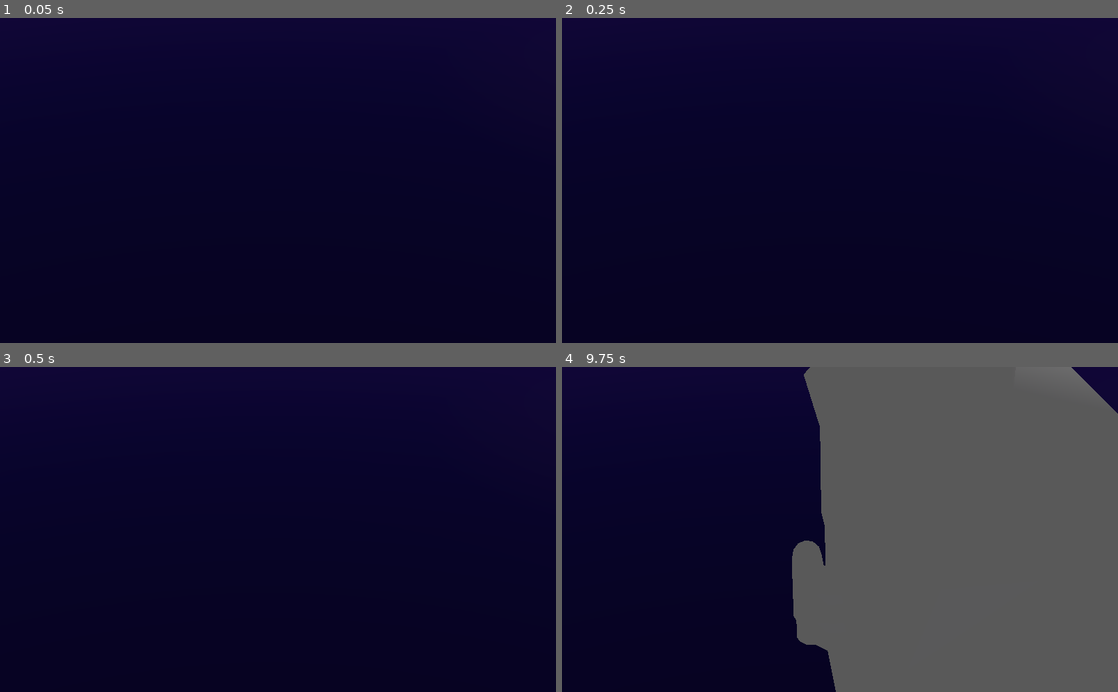
Above: before the commit, frames 1-4 (two rows, left to right).
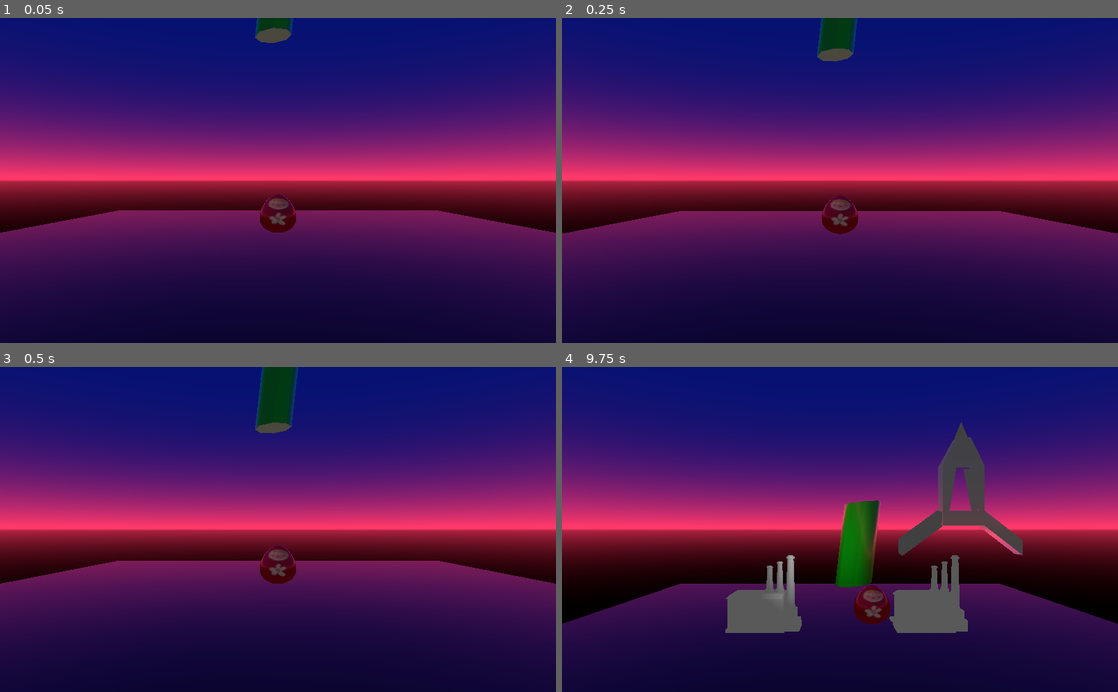
Above: after the commit, the same moments.

Repository: outfrost/SGJ19
Game: Godot game, scene res://main_scene.tscn
Two runs of this game, one before a commit and one after it. Both use one fixed random seed, a clock stepped at 60 frames per second and the inputs below.
Inputs:
- Up to frame 1 (0.05 s): no input
- Up to frame 2 (0.25 s): no input
- Up to frame 3 (0.5 s): no input
- Up to frame 4 (9.75 s): hold D (move_block_right) 0.53-1.28 s; tap Space (drop_block) every 0.75 s from 0.6 to 9.6 s; hold A (move_block_left) 1.28-2.03 s; hold D (move_block_right) 2.03-3.53 s; hold A (move_block_left) 3.53-5.78 s; hold D (move_block_right) 5.78-8.03 s; hold A (move_block_left) 8.03-9.53 s; hold D (move_block_right) from 9.53 s (still down)

The runs differ from the first frame. In frame 1, 88% of the frame differs, in the area x 0-100%, y 0-95%; in frame 2, 88%; in frame 3, 88%; in frame 4, 91%, in the area x 0-100%, y 0-100%.

Commit message:
I guess it climbs?

Diff:
--- a/characters/Lemming.gd
+++ b/characters/Lemming.gd
@@ -10,7 +10,8 @@
 	ROLLING_UP_RIGHT,
 	JUMPING_LEFT,
 	JUMPING_RIGHT,
-	JUMPING_UP
+	JUMPING_UP,
+	STUCK
 }
 
 const movementSpeed = 1.0
@@ -26,12 +27,13 @@
 func _physics_process(delta):
 	match climbingState:
 		ClimbingState.IDLE:
-			idleTimeElapsed += delta
-			if idleTimeElapsed >= idleTime:
+			if idleTimeElapsed < idleTime:
+				idleTimeElapsed += delta
+			else:
 				var right = randf() >= 0.5
 				var movementDirection = Vector3.RIGHT if right else Vector3.LEFT
 				var collision = move_and_collide(movementDirection * 32.0, true, false, true)
-				if collision.collider is KinematicBody:
+				if collision and collision.collider is KinematicBody:
 					climbingState = ClimbingState.ROLLING_RIGHT \
 					                if right \
 					                else ClimbingState.ROLLING_LEFT
@@ -39,7 +41,7 @@
 					right = !right
 					movementDirection = - movementDirection
 					collision = move_and_collide(movementDirection * 32.0, true, false, true)
-					if collision.collider is KinematicBody:
+					if collision and collision.collider is KinematicBody:
 						climbingState = ClimbingState.ROLLING_RIGHT \
 						                if right \
 						                else ClimbingState.ROLLING_LEFT
@@ -59,18 +61,78 @@
 			var collision = move_and_collide(Vector3.LEFT * movementSpeed * delta,
 			                                 true,
 			                                 false)
-			move_and_slide_with_snap(Vector3.UP * movementSpeed * delta,
-			                         Vector3(- 4.0, 0.0, 0.0),
-			                         collision.normal)
+			if collision:
+				var collision2 = move_and_collide(Vector3.UP * movementSpeed * delta,
+				                                  true,
+				                                  false)
+				if collision2:
+					climbingState = ClimbingState.ROLLING_UP_LEFT
+				else:
+					move_and_collide(Vector3.LEFT * movementSpeed * delta * 3.0,
+					                 true,
+					                 false)
+			else:
+				climbingState = ClimbingState.IDLE
 		ClimbingState.CLIMBING_RIGHT:
-			pass
+			var collision = move_and_collide(Vector3.RIGHT * movementSpeed * delta,
+			                                 true,
+			                                 false)
+			if collision:
+				var collision2 = move_and_collide(Vector3.UP * movementSpeed * delta,
+				                                  true,
+				                                  false)
+				if collision2:
+					climbingState = ClimbingState.ROLLING_UP_RIGHT
+				else:
+					move_and_collide(Vector3.RIGHT * movementSpeed * delta * 3.0,
+					                 true,
+					                 false)
+			else:
+				climbingState = ClimbingState.IDLE
 		ClimbingState.ROLLING_UP_LEFT:
-			pass
+			var collision = move_and_collide(Vector3.UP * movementSpeed * delta,
+			                                 true,
+			                                 false)
+			if collision and collision.collider is KinematicBody:
+				var collision2 = move_and_collide(Vector3.RIGHT * movementSpeed * delta,
+				                                  true,
+				                                  false)
+				if collision2:
+					climbingState = ClimbingState.STUCK
+				else:
+					move_and_collide(Vector3.UP * movementSpeed * delta * 3,
+					                 true,
+					                 false)
+				#move_and_slide_with_snap(Vector3.RIGHT * movementSpeed * delta,
+				#                         Vector3(0.0, 4.0, 0.0),
+				#                         zeroZ(collision.normal))
+			else:
+				climbingState = ClimbingState.CLIMBING_LEFT
 		ClimbingState.ROLLING_UP_RIGHT:
-			pass
+			var collision = move_and_collide(Vector3.UP * movementSpeed * delta,
+			                                 true,
+			                                 false)
+			if collision and collision.collider is KinematicBody:
+				var collision2 = move_and_collide(Vector3.LEFT * movementSpeed * delta,
+				                                  true,
+				                                  false)
+				if collision2:
+					climbingState = ClimbingState.STUCK
+				else:
+					move_and_collide(Vector3.UP * movementSpeed * delta * 3,
+					                 true,
+					                 false)
+				#move_and_slide_with_snap(Vector3.LEFT * movementSpeed * delta,
+				#                         Vector3(0.0, 4.0, 0.0),
+				#                         zeroZ(collision.normal))
+			else:
+				climbingState = ClimbingState.CLIMBING_RIGHT
 		ClimbingState.JUMPING_LEFT:
 			pass
 		ClimbingState.JUMPING_RIGHT:
 			pass
 		ClimbingState.JUMPING_UP:
 			pass
+
+func zeroZ(vec : Vector3):
+	return Vector3(vec.x, vec.y, 0.0)
--- a/characters/egg.tscn
+++ b/characters/egg.tscn
@@ -1,28 +1,20 @@
-[gd_scene load_steps=5 format=2]
+[gd_scene load_steps=4 format=2]
 
 [ext_resource path="res://characters/Lemming.gd" type="Script" id=1]
 [ext_resource path="res://res3d/egg/egg.dae" type="PackedScene" id=2]
 
-[sub_resource type="CapsuleShape" id=1]
-height = 0.95
-
-[sub_resource type="SphereShape" id=2]
-radius = 1.05
+[sub_resource type="SphereShape" id=1]
+margin = 0.1
+radius = 1.15
 
 [node name="Egg" type="Spatial"]
 
 [node name="KinematicBody" type="KinematicBody" parent="."]
 script = ExtResource( 1 )
 
-[node name="CollisionShape" type="CollisionShape" parent="KinematicBody"]
-transform = Transform( 1, 0, 0, 0, -4.37114e-08, -1, 0, 1, -4.37114e-08, 0, 1.3, 0 )
-visible = false
-shape = SubResource( 1 )
-disabled = true
-
 [node name="Scene Root" parent="KinematicBody" instance=ExtResource( 2 )]
-transform = Transform( -0.819152, 0, -0.573576, 0, 0.78, 0, 0.573576, 0, -0.819152, 0, 0, 0 )
+transform = Transform( -0.819152, 0, -0.573576, 0, 0.78, 0, 0.573576, 0, -0.819152, 0, 0.1, 0 )
 
 [node name="CollisionShape2" type="CollisionShape" parent="KinematicBody"]
-transform = Transform( 1, 0, 0, 0, 1, 0, 0, 0, 1, 0, 1.05, 0 )
-shape = SubResource( 2 )
+transform = Transform( 1, 0, 0, 0, 1, 0, 0, 0, 1, 0, 1.15, 0 )
+shape = SubResource( 1 )
--- a/items/cucumbertower.tscn
+++ b/items/cucumbertower.tscn
@@ -7,6 +7,7 @@
 [node name="Cucumber Tower" type="Spatial"]
 
 [node name="KinematicBody" type="KinematicBody" parent="."]
+transform = Transform( 1, 0, 0, 0, 1, 0, 0, 0, 1, 0, 0, -0.5 )
 script = ExtResource( 1 )
 
 [node name="CollisionShape" parent="KinematicBody" instance=ExtResource( 2 )]
--- a/items/eiffeltower.tscn
+++ b/items/eiffeltower.tscn
@@ -7,6 +7,7 @@
 [node name="Eiffel Tower" type="Spatial"]
 
 [node name="KinematicBody" type="KinematicBody" parent="."]
+transform = Transform( 0.997564, 0, 0.0697565, 0, 1, 0, -0.0697565, 0, 0.997564, -1.1, 0, 0.5 )
 script = ExtResource( 1 )
 
 [node name="CollisionShape" parent="KinematicBody" instance=ExtResource( 2 )]
--- a/items/tetrisblockL.tscn
+++ b/items/tetrisblockL.tscn
@@ -12,7 +12,7 @@
 [node name="Tetris Block L" type="Spatial"]
 
 [node name="KinematicBody" type="KinematicBody" parent="."]
-transform = Transform( -4.37114e-08, 0, 1, 0, 1, 0, -1, 0, -4.37114e-08, 0, 0, 0 )
+transform = Transform( -4.37114e-08, 0, 1, 0, 1, 0, -1, 0, -4.37114e-08, -2.5, 0, 0 )
 script = ExtResource( 1 )
 
 [node name="Scene Root" parent="KinematicBody" instance=ExtResource( 2 )]
--- a/main_scene.tscn
+++ b/main_scene.tscn
@@ -1,28 +1,28 @@
 [gd_scene load_steps=5 format=2]
 
-[ext_resource path="res://characters/egg.tscn" type="PackedScene" id=1]
-[ext_resource path="res://BlockSpawner.gd" type="Script" id=2]
-[ext_resource path="res://baseplatform.tscn" type="PackedScene" id=3]
-[ext_resource path="res://sidewall.tscn" type="PackedScene" id=4]
+[ext_resource path="res://BlockSpawner.gd" type="Script" id=1]
+[ext_resource path="res://baseplatform.tscn" type="PackedScene" id=2]
+[ext_resource path="res://sidewall.tscn" type="PackedScene" id=3]
+[ext_resource path="res://characters/egg.tscn" type="PackedScene" id=4]
 
 [node name="Main Scene" type="Spatial"]
 
-[node name="Egg" parent="." instance=ExtResource( 1 )]
-transform = Transform( 1, 0, 0, 0, 1, 0, 0, 0, 1, 0, 1.01, 0 )
-
 [node name="Block Spawner" type="Spatial" parent="."]
 transform = Transform( 1, 0, 0, 0, 1, 0, 0, 0, 1, 0, 12, 0 )
-script = ExtResource( 2 )
+script = ExtResource( 1 )
 
 [node name="Main Camera" type="Camera" parent="Block Spawner"]
 transform = Transform( 1, 0, 0, 0, 1, 0, 0, 0, 1, 0, -8, 19 )
 fov = 50.0
 far = 256.0
 
-[node name="Base Platform" parent="." instance=ExtResource( 3 )]
+[node name="Base Platform" parent="." instance=ExtResource( 2 )]
 
-[node name="Side Wall Left" parent="." instance=ExtResource( 4 )]
+[node name="Side Wall Left" parent="." instance=ExtResource( 3 )]
 transform = Transform( 1, 0, 0, 0, 1, 0, 0, 0, 1, -17, 0, 0 )
 
-[node name="Side Wall Right" parent="." instance=ExtResource( 4 )]
+[node name="Side Wall Right" parent="." instance=ExtResource( 3 )]
 transform = Transform( 1, 0, 0, 0, 1, 0, 0, 0, 1, 17, 0, 0 )
+
+[node name="Egg" parent="." instance=ExtResource( 4 )]
+transform = Transform( 1, 0, 0, 0, 1, 0, 0, 0, 1, 0, 1.07, 0 )
